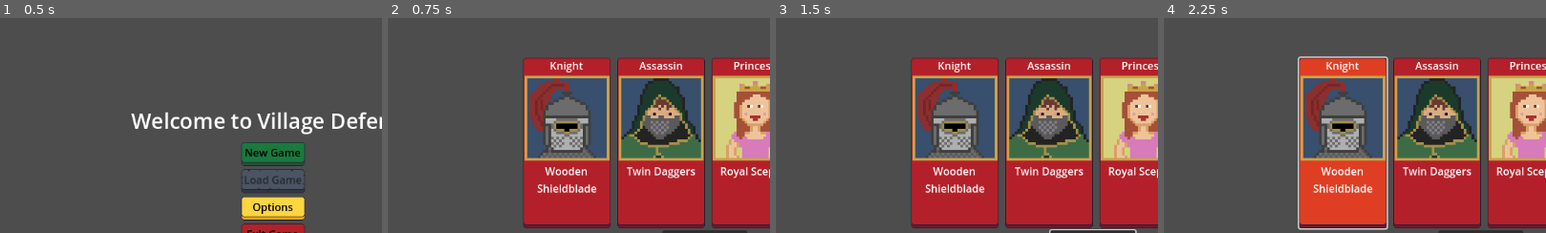
Above: before the commit, frames 1-4 (left to right).
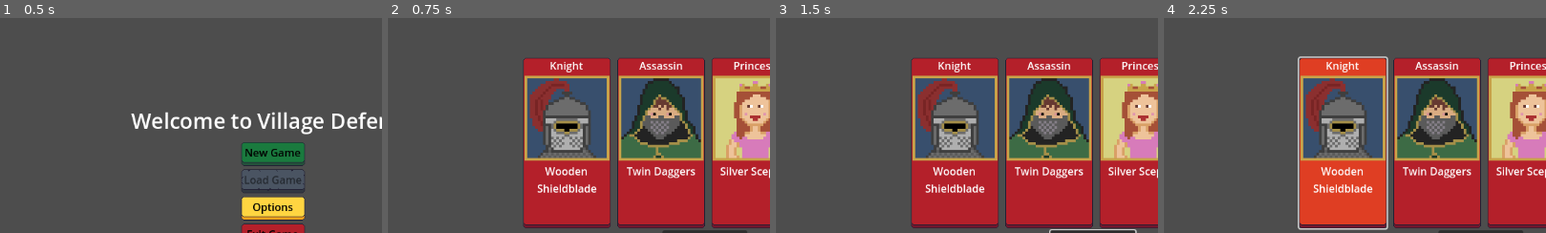
Above: after the commit, the same moments.

Repository: navtges3/PixelValley
Game: Godot game, scene res://scenes/ui/screens/main_menu_screen.tscn
Two runs of this game, one before a commit and one after it. Both use one fixed random seed, a clock stepped at 60 frames per second and the inputs below.
Inputs (mouse positions are % of the whole screen's width and height, from its top left):
- Up to frame 1 (0.5 s): no input
- Up to frame 2 (0.75 s): click "New Game" at 0.5 s
- Up to frame 3 (1.5 s): click (56, 65) at 1.27 s; type "Alex" at 1.35 s
- Up to frame 4 (2.25 s): click (38, 42) at 2.02 s
The pictures show only the part of the screen within x 14-64%, y 13-63%; the shares and areas given below are measured in that part.

Frame 1 is identical in both runs. In frame 2, 0.2% of the frame differs, in the area x 87-98%, y 69-75%; in frame 3, 0.2%; in frame 4, 0.2%.

Commit message:
Cleaned up items

Diff:
--- a/resources/heroes/assassin.tres
+++ b/resources/heroes/assassin.tres
@@ -1,10 +1,10 @@
 [gd_resource type="Resource" script_class="Hero" load_steps=15 format=3 uid="uid://b833aodacue5s"]
 
 [ext_resource type="Script" uid="uid://d0mdck5mlsm03" path="res://scripts/data/item_stack.gd" id="1_cwdy8"]
+[ext_resource type="Script" uid="uid://blp0fv0xnajdb" path="res://scripts/data/active_effect.gd" id="1_d62i1"]
 [ext_resource type="Texture2D" uid="uid://onvyq0o8uo1i" path="res://assets/assassin.png" id="1_doq74"]
 [ext_resource type="Script" uid="uid://b1x8jfufxk3xv" path="res://scripts/characters/hero.gd" id="1_iafiy"]
-[ext_resource type="Script" uid="uid://c5deti4sb2k2j" path="res://scripts/data/effect.gd" id="1_k5puk"]
-[ext_resource type="Resource" uid="uid://ytx0xnb7ewpw" path="res://resources/weapons/twin_daggers.tres" id="2_d62i1"]
+[ext_resource type="Resource" uid="uid://dxambea5c1r2r" path="res://resources/weapons/assassin_weapons/common/twin_daggers.tres" id="2_3jpf1"]
 [ext_resource type="Resource" uid="uid://cyiqwotfm3gq6" path="res://resources/potions/regeneration_potion.tres" id="2_k5puk"]
 [ext_resource type="Resource" uid="uid://cfwejpwyn8due" path="res://resources/potions/attack_potion.tres" id="3_d62i1"]
 [ext_resource type="Script" uid="uid://hxleldka7y06" path="res://scripts/characters/stat_block.gd" id="3_qjpei"]
@@ -26,7 +26,7 @@
 [sub_resource type="Resource" id="Resource_0t77m"]
 script = ExtResource("4_3jpf1")
 gold = 50
-equipped_weapon = ExtResource("2_d62i1")
+equipped_weapon = ExtResource("2_3jpf1")
 potions = Array[ExtResource("1_cwdy8")]([SubResource("Resource_myjxf"), SubResource("Resource_8bnnm")])
 metadata/_custom_type_script = "uid://4rm24oomjap7"
 
--- a/resources/heroes/knight.tres
+++ b/resources/heroes/knight.tres
@@ -2,7 +2,7 @@
 
 [ext_resource type="Script" uid="uid://d0mdck5mlsm03" path="res://scripts/data/item_stack.gd" id="1_3wev5"]
 [ext_resource type="Script" uid="uid://b1x8jfufxk3xv" path="res://scripts/characters/hero.gd" id="1_1744r"]
-[ext_resource type="Script" uid="uid://c5deti4sb2k2j" path="res://scripts/data/effect.gd" id="1_w4hxg"]
+[ext_resource type="Script" uid="uid://blp0fv0xnajdb" path="res://scripts/data/active_effect.gd" id="1_wwsut"]
 [ext_resource type="Script" uid="uid://4rm24oomjap7" path="res://scripts/characters/inventory.gd" id="2_21lts"]
 [ext_resource type="Resource" uid="uid://cyiqwotfm3gq6" path="res://resources/potions/regeneration_potion.tres" id="2_j6mr1"]
 [ext_resource type="Resource" uid="uid://br6hwj0vp2ykl" path="res://resources/weapons/knight_weapons/common/wooden_shieldblade.tres" id="2_wwsut"]
--- a/resources/heroes/princess.tres
+++ b/resources/heroes/princess.tres
@@ -2,9 +2,9 @@
 
 [ext_resource type="Script" uid="uid://b1x8jfufxk3xv" path="res://scripts/characters/hero.gd" id="1_1p74l"]
 [ext_resource type="Script" uid="uid://d0mdck5mlsm03" path="res://scripts/data/item_stack.gd" id="1_kacum"]
-[ext_resource type="Script" uid="uid://c5deti4sb2k2j" path="res://scripts/data/effect.gd" id="1_r86n4"]
+[ext_resource type="Script" uid="uid://blp0fv0xnajdb" path="res://scripts/data/active_effect.gd" id="1_r86n4"]
 [ext_resource type="Resource" uid="uid://cyiqwotfm3gq6" path="res://resources/potions/regeneration_potion.tres" id="2_r86n4"]
-[ext_resource type="Resource" uid="uid://kepf0e6nt435" path="res://resources/weapons/royal_scepter.tres" id="2_xnok4"]
+[ext_resource type="Resource" uid="uid://2xnjln6p48rw" path="res://resources/weapons/princess_weapons/common/silver_scepter.tres" id="2_xnok4"]
 [ext_resource type="Resource" uid="uid://4gl0mwbttg8d" path="res://resources/potions/energy_potion.tres" id="4_f5ok2"]
 [ext_resource type="Script" uid="uid://4rm24oomjap7" path="res://scripts/characters/inventory.gd" id="5_i72c6"]
 [ext_resource type="Texture2D" uid="uid://crvpafnprgkcq" path="res://assets/Princess.png" id="7_6ulj1"]
--- a/resources/quests/quest_10.tres
+++ b/resources/quests/quest_10.tres
@@ -1,39 +1,28 @@
-[gd_resource type="Resource" script_class="Quest" load_steps=12 format=3 uid="uid://7krcd1djuos7"]
+[gd_resource type="Resource" script_class="Quest" load_steps=10 format=3 uid="uid://7krcd1djuos7"]
 
 [ext_resource type="Script" uid="uid://bhsjswm1wnll8" path="res://scripts/quest/monster_requirement.gd" id="1_fi5yr"]
 [ext_resource type="Resource" uid="uid://bxig3cedsllcl" path="res://resources/monsters/ogre.tres" id="2_4wg3f"]
 [ext_resource type="Resource" uid="uid://yrw5qgu7qwe0" path="res://resources/monsters/orc.tres" id="2_51uxk"]
 [ext_resource type="Script" uid="uid://xekqra2mjp3l" path="res://scripts/quest/quest_reward.gd" id="3_51uxk"]
 [ext_resource type="Resource" uid="uid://c4ew36sfl85ym" path="res://resources/items/experience.tres" id="4_668k3"]
-[ext_resource type="Resource" uid="uid://3s3rxn0iei3l" path="res://resources/weapons/warhammer.tres" id="6_4wg3f"]
 [ext_resource type="Script" uid="uid://xhl8p6y5w5e6" path="res://scripts/quest/quest.gd" id="6_l1doq"]
 
 [sub_resource type="Resource" id="Resource_68l85"]
 script = ExtResource("1_fi5yr")
 monster = ExtResource("2_51uxk")
 target_amount = 5
-current_amount = 0
 metadata/_custom_type_script = "uid://bhsjswm1wnll8"
 
 [sub_resource type="Resource" id="Resource_668k3"]
 script = ExtResource("1_fi5yr")
 monster = ExtResource("2_4wg3f")
 target_amount = 2
-current_amount = 0
 metadata/_custom_type_script = "uid://bhsjswm1wnll8"
 
 [sub_resource type="Resource" id="Resource_sp1ti"]
 script = ExtResource("3_51uxk")
 item = ExtResource("4_668k3")
 amount = 600
-target = 0
-metadata/_custom_type_script = "uid://xekqra2mjp3l"
-
-[sub_resource type="Resource" id="Resource_mec1n"]
-script = ExtResource("3_51uxk")
-item = ExtResource("6_4wg3f")
-amount = 1
-target = 1
 metadata/_custom_type_script = "uid://xekqra2mjp3l"
 
 [resource]
@@ -42,6 +31,6 @@
 id = 10
 description = "The enemy has fortified an old keep. Break their defenses."
 monster_objectives = Array[ExtResource("1_fi5yr")]([SubResource("Resource_68l85"), SubResource("Resource_668k3")])
-reward = Array[ExtResource("3_51uxk")]([SubResource("Resource_sp1ti"), SubResource("Resource_mec1n")])
+reward = Array[ExtResource("3_51uxk")]([SubResource("Resource_sp1ti")])
 next_quests = Array[int]([11])
 metadata/_custom_type_script = "uid://xhl8p6y5w5e6"
--- a/resources/quests/quest_8.tres
+++ b/resources/quests/quest_8.tres
@@ -1,31 +1,20 @@
-[gd_resource type="Resource" script_class="Quest" load_steps=10 format=3 uid="uid://5cxoduk38hp0"]
+[gd_resource type="Resource" script_class="Quest" load_steps=8 format=3 uid="uid://5cxoduk38hp0"]
 
 [ext_resource type="Script" uid="uid://bhsjswm1wnll8" path="res://scripts/quest/monster_requirement.gd" id="1_hrtie"]
 [ext_resource type="Resource" uid="uid://defc2ss743h1d" path="res://resources/monsters/orc_chieftain.tres" id="2_rpd37"]
 [ext_resource type="Script" uid="uid://xekqra2mjp3l" path="res://scripts/quest/quest_reward.gd" id="4_75oh8"]
-[ext_resource type="Resource" uid="uid://cgh0ilusdbdaf" path="res://resources/weapons/orc_cleaver.tres" id="5_bvvef"]
 [ext_resource type="Resource" uid="uid://c4ew36sfl85ym" path="res://resources/items/experience.tres" id="5_u4kxv"]
 [ext_resource type="Script" uid="uid://xhl8p6y5w5e6" path="res://scripts/quest/quest.gd" id="7_52usu"]
 
 [sub_resource type="Resource" id="Resource_68l85"]
 script = ExtResource("1_hrtie")
 monster = ExtResource("2_rpd37")
-target_amount = 1
-current_amount = 0
 metadata/_custom_type_script = "uid://bhsjswm1wnll8"
 
 [sub_resource type="Resource" id="Resource_sp1ti"]
 script = ExtResource("4_75oh8")
 item = ExtResource("5_u4kxv")
 amount = 400
-target = 0
-metadata/_custom_type_script = "uid://xekqra2mjp3l"
-
-[sub_resource type="Resource" id="Resource_hrtie"]
-script = ExtResource("4_75oh8")
-item = ExtResource("5_bvvef")
-amount = 1
-target = 1
 metadata/_custom_type_script = "uid://xekqra2mjp3l"
 
 [resource]
@@ -34,6 +23,6 @@
 id = 8
 description = "Defeat the orc chieftain before he unites the clans."
 monster_objectives = Array[ExtResource("1_hrtie")]([SubResource("Resource_68l85")])
-reward = Array[ExtResource("4_75oh8")]([SubResource("Resource_sp1ti"), SubResource("Resource_hrtie")])
+reward = Array[ExtResource("4_75oh8")]([SubResource("Resource_sp1ti")])
 next_quests = Array[int]([9])
 metadata/_custom_type_script = "uid://xhl8p6y5w5e6"
--- a/resources/weapons/orc_cleaver.tres
+++ /dev/null
@@ -1,17 +0,0 @@
-[gd_resource type="Resource" script_class="Weapon" load_steps=6 format=3 uid="uid://cgh0ilusdbdaf"]
-
-[ext_resource type="Script" uid="uid://b2o7w8q10stxo" path="res://scripts/data/ability.gd" id="1_32cf1"]
-[ext_resource type="Resource" uid="uid://wdlsildxyd0p" path="res://resources/abilities/cleave.tres" id="2_kwmb6"]
-[ext_resource type="Resource" uid="uid://cjhlewne3o5t4" path="res://resources/abilities/battle_roar.tres" id="3_ahkgk"]
-[ext_resource type="Script" uid="uid://dgykeyxn7fefw" path="res://scripts/data/weapon.gd" id="4_du0qh"]
-[ext_resource type="Theme" uid="uid://130ubmqd1h3b" path="res://assets/button_themes/regular/red_button.tres" id="5_wfr21"]
-
-[resource]
-script = ExtResource("4_du0qh")
-rarity = "Rare"
-abilities = Array[ExtResource("1_32cf1")]([ExtResource("2_kwmb6"), ExtResource("3_ahkgk")])
-name = "Orc Cleaver"
-description = "A massive blade reforged from the ogre’s weapon, balanced for a human. Heavy but devastating."
-theme = ExtResource("5_wfr21")
-value = 75
-metadata/_custom_type_script = "uid://dgykeyxn7fefw"
--- a/resources/weapons/royal_scepter.tres
+++ /dev/null
@@ -1,15 +0,0 @@
-[gd_resource type="Resource" script_class="Weapon" load_steps=6 format=3 uid="uid://kepf0e6nt435"]
-
-[ext_resource type="Script" uid="uid://b2o7w8q10stxo" path="res://scripts/data/ability.gd" id="1_d0s14"]
-[ext_resource type="Script" uid="uid://dgykeyxn7fefw" path="res://scripts/data/weapon.gd" id="2_80lcv"]
-[ext_resource type="Resource" uid="uid://c4swar2v4ekyg" path="res://resources/abilities/magic_bolt.tres" id="2_kyn8k"]
-[ext_resource type="Resource" uid="uid://c815l0ks56vfs" path="res://resources/abilities/healing_light.tres" id="3_rgjqt"]
-[ext_resource type="Theme" uid="uid://cn00sxx7cmfjh" path="res://assets/button_themes/regular/pink_button.tres" id="5_kyn8k"]
-
-[resource]
-script = ExtResource("2_80lcv")
-rarity = "Rare"
-abilities = Array[ExtResource("1_d0s14")]([ExtResource("2_kyn8k"), ExtResource("3_rgjqt")])
-name = "Royal Scepter"
-theme = ExtResource("5_kyn8k")
-metadata/_custom_type_script = "uid://dgykeyxn7fefw"
--- a/resources/weapons/twin_daggers.tres
+++ /dev/null
@@ -1,17 +0,0 @@
-[gd_resource type="Resource" script_class="Weapon" load_steps=6 format=3 uid="uid://ytx0xnb7ewpw"]
-
-[ext_resource type="Script" uid="uid://b2o7w8q10stxo" path="res://scripts/data/ability.gd" id="1_3a0ve"]
-[ext_resource type="Resource" uid="uid://nav1377jn0pa" path="res://resources/abilities/stab.tres" id="2_pejta"]
-[ext_resource type="Script" uid="uid://dgykeyxn7fefw" path="res://scripts/data/weapon.gd" id="2_rxi10"]
-[ext_resource type="Resource" uid="uid://dtob64ilpn1sc" path="res://resources/abilities/gabling_strike.tres" id="3_j3hca"]
-[ext_resource type="Theme" uid="uid://130ubmqd1h3b" path="res://assets/button_themes/regular/red_button.tres" id="3_pejta"]
-
-[resource]
-script = ExtResource("2_rxi10")
-rarity = "common"
-abilities = Array[ExtResource("1_3a0ve")]([ExtResource("2_pejta"), ExtResource("3_j3hca")])
-name = "Twin Daggers"
-description = ""
-theme = ExtResource("3_pejta")
-value = 0
-metadata/_custom_type_script = "uid://dgykeyxn7fefw"
--- a/resources/weapons/warhammer.tres
+++ /dev/null
@@ -1,18 +0,0 @@
-[gd_resource type="Resource" script_class="Weapon" load_steps=7 format=3 uid="uid://3s3rxn0iei3l"]
-
-[ext_resource type="Script" uid="uid://b2o7w8q10stxo" path="res://scripts/data/ability.gd" id="1_j220r"]
-[ext_resource type="Resource" uid="uid://waytpolwnsyp" path="res://resources/abilities/smash.tres" id="2_g74qi"]
-[ext_resource type="Resource" uid="uid://crgnqxkfk1fo7" path="res://resources/abilities/execute.tres" id="3_81n1p"]
-[ext_resource type="Script" uid="uid://dgykeyxn7fefw" path="res://scripts/data/weapon.gd" id="3_tlcs8"]
-[ext_resource type="Resource" uid="uid://cst727hpy86fv" path="res://resources/abilities/war_cry.tres" id="4_5mcet"]
-[ext_resource type="Theme" uid="uid://130ubmqd1h3b" path="res://assets/button_themes/regular/red_button.tres" id="5_81n1p"]
-
-[resource]
-script = ExtResource("3_tlcs8")
-rarity = "rare"
-abilities = Array[ExtResource("1_j220r")]([ExtResource("2_g74qi"), ExtResource("3_81n1p"), ExtResource("4_5mcet")])
-name = "Warhammer"
-description = "A massive, two-handed weapon built for breaking bones and shattering armor.This brutal hammer delivers crushing blows that ignore finesse in favor of raw, overwhelming force. Favored by warriors who believe the best defense is a crater where their enemy used to stand."
-theme = ExtResource("5_81n1p")
-value = 50
-metadata/_custom_type_script = "uid://dgykeyxn7fefw"
